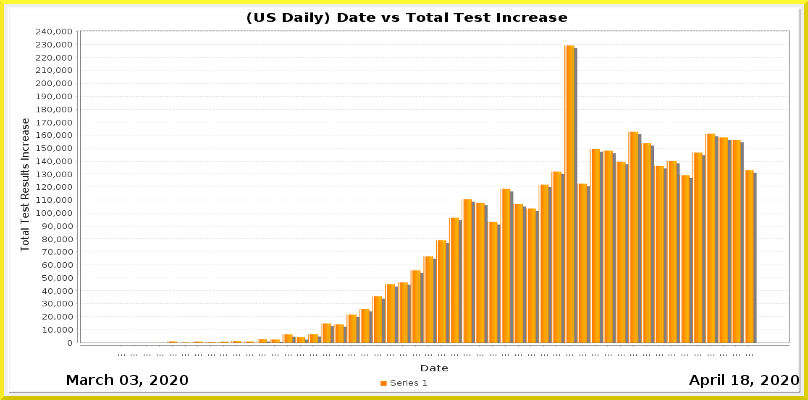
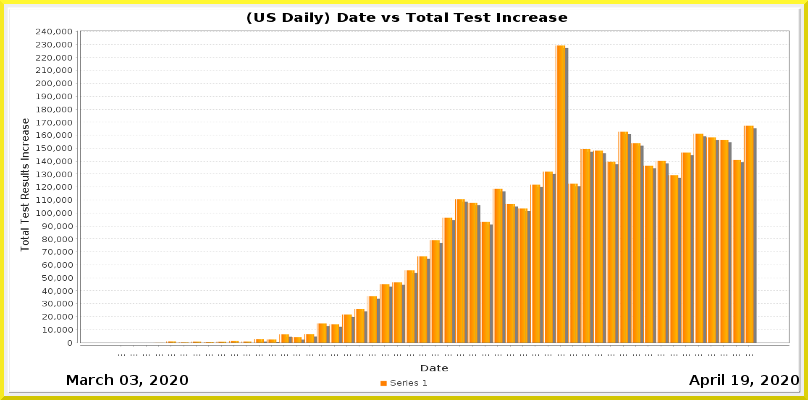
Layered file, before and after one edit (808px x 400px). Changes by layer:
painted on "Current Date" over [741, 375, 749, 385]
painted on "Date_vs_TestIncrease.png" over [133, 44, 758, 356]
